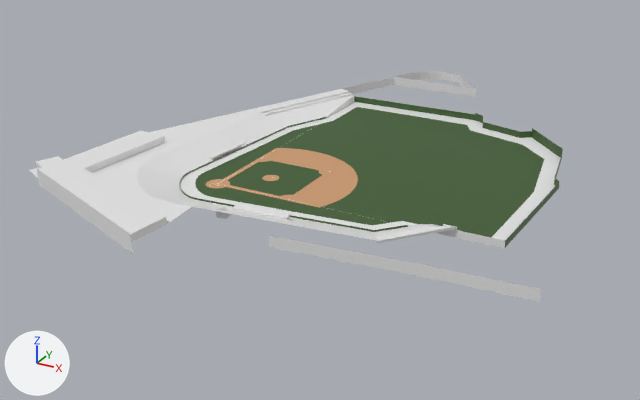
The Blender file segra_stadium/segra_stadium.blend, before and after one commit.
The view is the same before and after, from a 50 mm camera at (160.0, -221.0, 113.0) aimed at (21.0, 32.0, -14.0). Arrows for +X, +Y and +Z are at lower left; the lights stay in place. The older version comes first.

In view in the first picture: 'Stadium'.
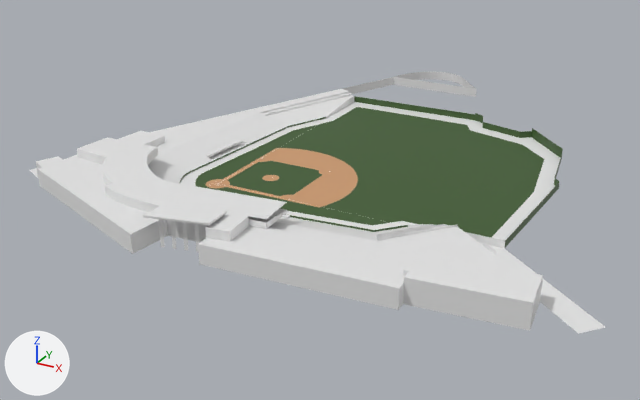
Commit message: Worked on Segra Stadium

Where the change shows, as pixel boxes [x1, y1, x2, y2] in the pictures (640 x 400 px):
'Stadium', reshaped
    before: [30, 72, 563, 302]
    after: [30, 72, 605, 334]
part 1 of me_mesh_001, added
    after: [143, 201, 226, 252]
part 2 of me_mesh_001, built on
    before: [30, 128, 304, 242]
    after: [64, 128, 605, 334]

Patch to the scene script:
```diff
--- a/segra_stadium/segra_stadium.blend.py
+++ b/segra_stadium/segra_stadium.blend.py
@@ me_mesh_001 @@
 # used by ob_stadium; location = (-3.1, 101.8, 0.0)
-me_mesh_001.from_pydata(...)  # 836 vertices, 254 faces, 75 loose edges; spans x -61.0..137.0, y -155.0..50.0, z 0.0..6.0
+me_mesh_001.from_pydata(...)  # 1008 vertices, 375 faces, 30 loose edges; spans x -61.0..137.0, y -155.0..50.0, z 0.0..11.0
+# me_mesh_001 part 1: a new loose piece of 26 vertices spanning x 13.0..32.0, y -151.0..-138.0, z 0.0..11.0
+# me_mesh_001 part 2: 20 vertices moved from x -11.0..42.0, y -120.0..-65.0, z 0.0..2.0 to x -13.0..42.0, y -119.0..-65.0, z 0.0..2.0; 16 vertices removed from x -52.0..39.0, y -151.0..-69.0, z 0.0..6.0; 162 vertices added at x -43.0..120.0, y -151.0..-67.0, z 0.0..9.0
 me_mesh_001.materials.append(mat_grass)
```
